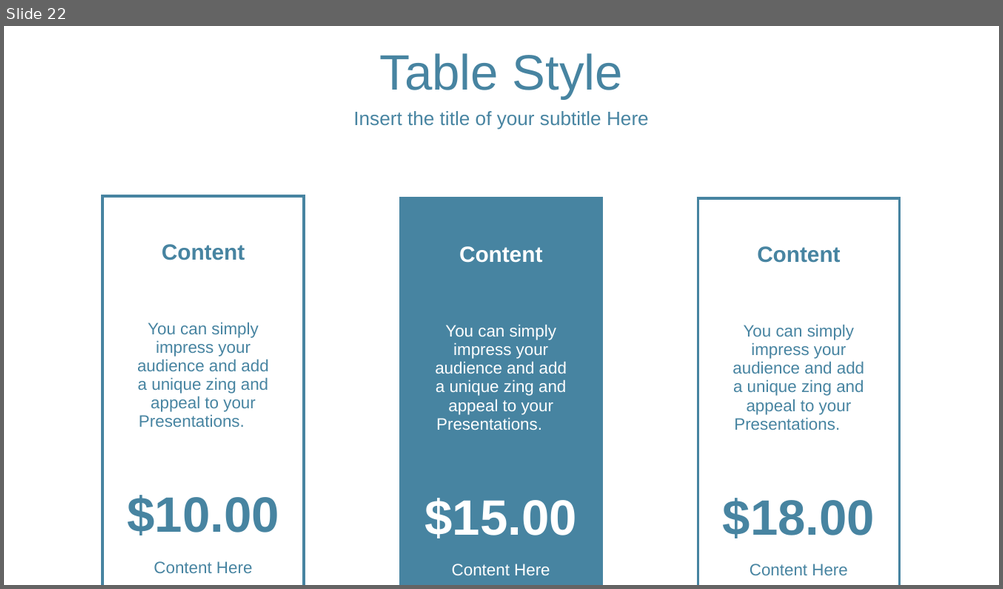
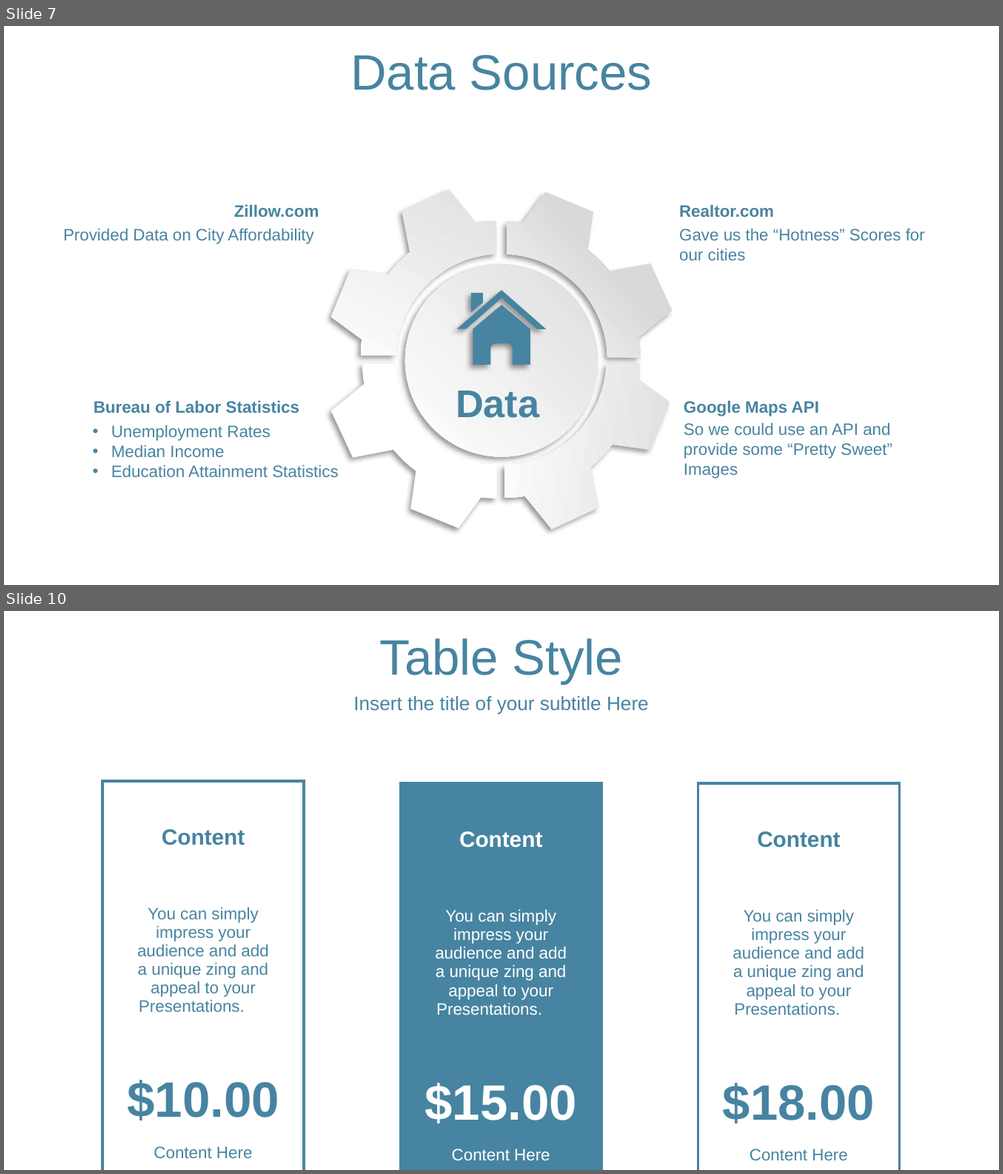
Before and after one commit to LoriHarris/Real_Estate_Affordability, a slide deck: RealEstate Project.pptx. Shown one above the other, each under a label of ours: slide 22 before the commit, slides 7 and 10 after it; the slides between them are not shown. The pictures are 1003x589 and 1003x1174 pixels, drawn with LibreOffice and Linux fonts; fonts in the diff are those of the drawing; background and template pictures are left out. Boxes give left, top, right and bottom in pixels: in the first picture for what was removed or moved away, otherwise in the second. Text is boxed around its words. In the diff, an @@ line names an element or a change of style, - is before the commit and + after.

```diff
--- a/RealEstate Project.pptx
+++ b/RealEstate Project.pptx
@@ slide 7 added at (x1=4, y1=26, x2=999, y2=585), background picture (left out) @@
@@ text added at (x1=350, y1=55, x2=652, y2=90), 36 pt, text #4784A1 @@
+Data Sources
@@ freeform shape added at (x1=327, y1=177, x2=504, y2=370), fill gradient #DEDEDE to #FFFFFF @@
@@ freeform shape added at (x1=491, y1=187, x2=686, y2=366), fill gradient #DEDEDE to #DADADA to #FFFFFF @@
@@ text added at (x1=234, y1=204, x2=319, y2=217), 12 pt, text #4784A1, bold @@
+Zillow.com
@@ text added at (x1=679, y1=204, x2=774, y2=217), 12 pt, text #4784A1, bold @@
+Realtor.com
@@ text added at (x1=63, y1=228, x2=313, y2=244), 12 pt, text #4784A1 @@
+Provided Data on City Affordability
@@ text added at (x1=679, y1=228, x2=925, y2=261), 12 pt, text #4784A1 @@
+Gave us the “Hotness” Scores for our cities
@@ ellipse added at (x1=405, y1=265, x2=597, y2=457), fill gradient #DEDEDE to #FFFFFF @@
@@ freeform shape added at (x1=457, y1=291, x2=545, y2=365), fill #4784A1 @@
@@ freeform shape added at (x1=318, y1=357, x2=512, y2=533), fill #FFFFFF @@
@@ freeform shape added at (x1=497, y1=349, x2=674, y2=543), fill gradient #DEDEDE to #FFFFFF @@
@@ text added at (x1=94, y1=400, x2=299, y2=413), 12 pt, text #4784A1, bold @@
+Bureau of Labor Statistics
@@ text added at (x1=455, y1=391, x2=539, y2=418), 28 pt, text #4784A1, bold @@
+Data
@@ text added at (x1=683, y1=400, x2=819, y2=417), 12 pt, text #4784A1, bold @@
+Google Maps API
@@ text added at (x1=111, y1=425, x2=338, y2=477), 12 pt, text #4784A1 @@
+• Unemployment Rates
+• Median Income
+• Education Attainment Statistics
@@ text added at (x1=683, y1=423, x2=892, y2=479), 12 pt, text #4784A1 @@
+So we could use an API and provide some “Pretty Sweet” Images
@@ what was slide 22 is now slide 10 @@
```
Also in this commit, not shown: 1 slide changed, 12 other slides added, 8 slides removed.
